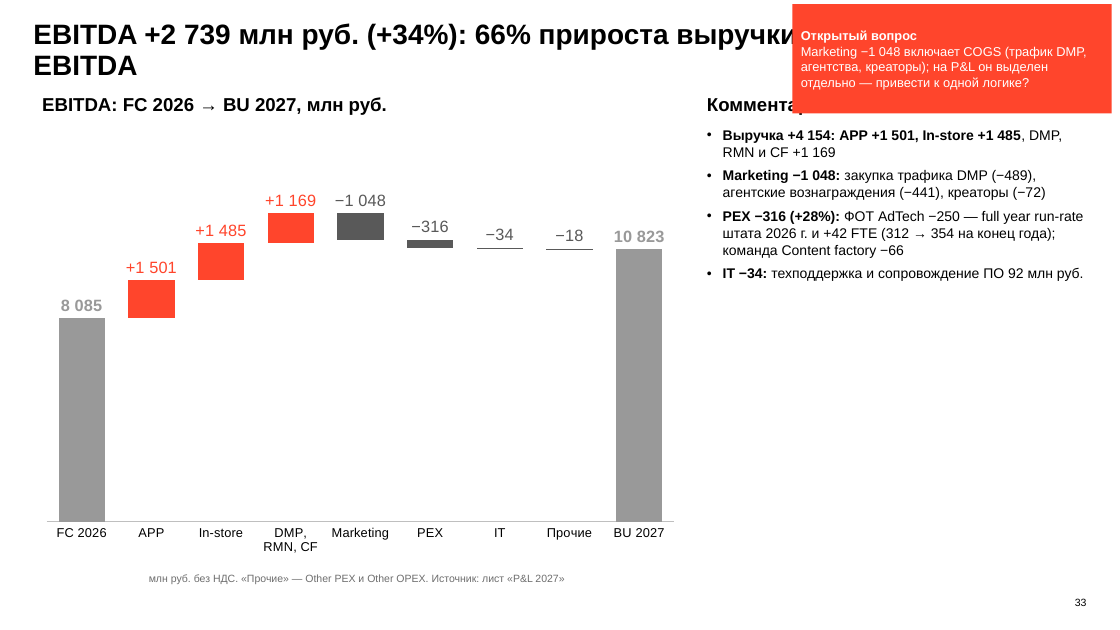
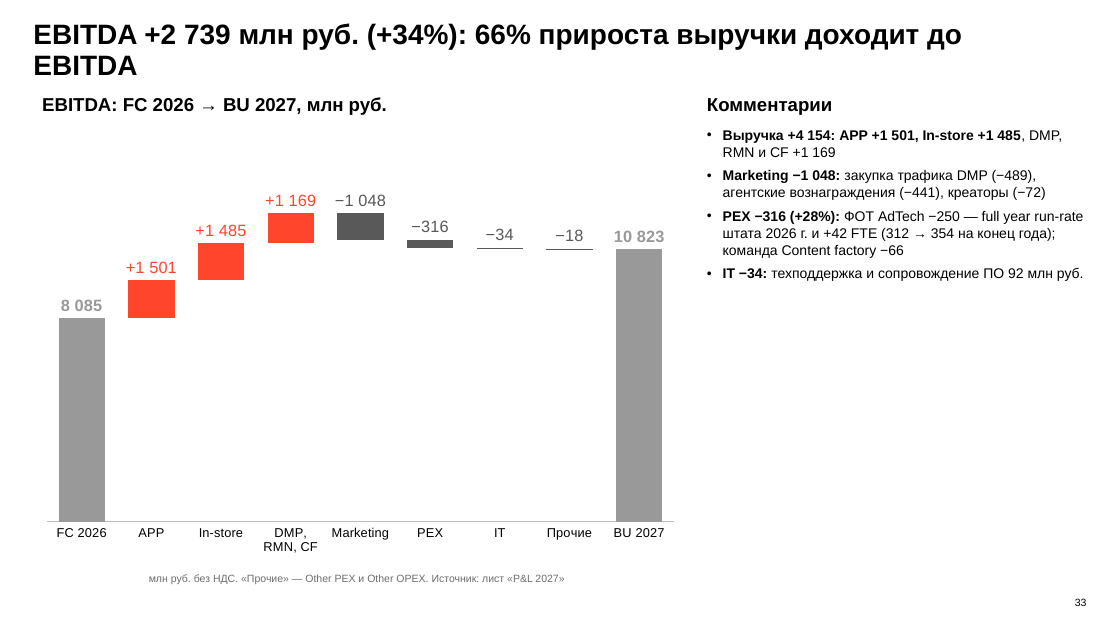
Before and after one commit to DenisMagnit/1, a slide deck: slide 33 of BU27_AdTech_final_deck_1016.pptx. Drawn at 1120x630 pixels with LibreOffice and Linux fonts; fonts in the diff are those of the drawing; background and template pictures are left out. Boxes give left, top, right and bottom in pixels: in the first picture for what was removed or moved away, otherwise in the second. Text is boxed around its words. In the diff, an @@ line names an element or a change of style, - is before the commit and + after.

```diff
--- a/BU27_AdTech_final_deck_1016.pptx
+++ b/BU27_AdTech_final_deck_1016.pptx
@@ rectangle removed at (792,4,1112,113) @@
-Открытый вопрос
-Marketing −1 048 включает COGS (трафик DMP, агентства, креаторы); на P&L он выделен отдельно — привести к одной логике?
```
Also in this commit, not shown: 8 other slides changed.
